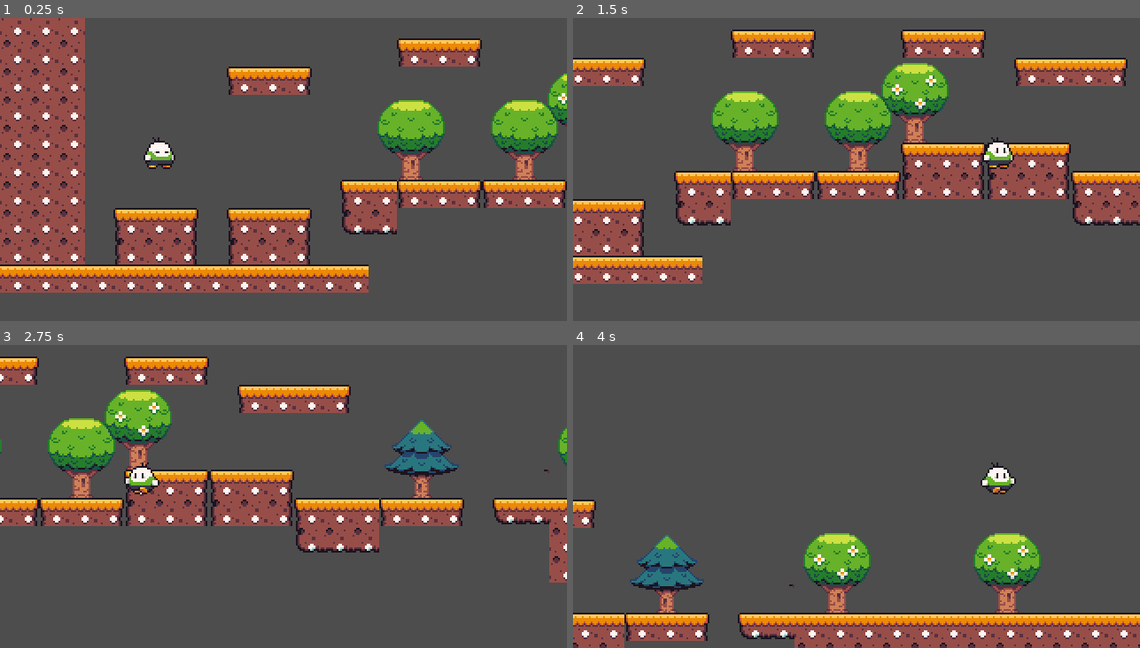
Above: before the commit, frames 1-4 (two rows, left to right).
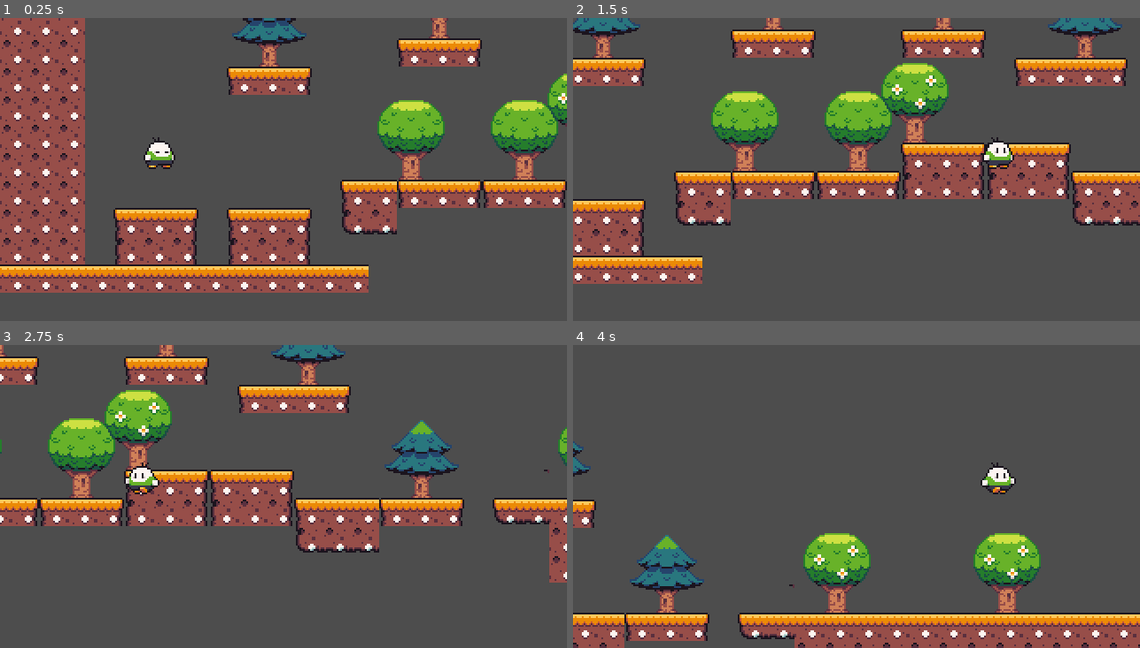
Above: after the commit, the same moments.

Repository: Programacao-de-Jogos-Digitais/godot-jogo-de-plataforma-2D
Game: Godot game, scene res://Cenas/level.tscn
Two runs of this game, one before a commit and one after it. Both use one fixed random seed, a clock stepped at 60 frames per second and the inputs below.
Inputs:
- Up to frame 1 (0.25 s): no input
- Up to frame 2 (1.5 s): tap Enter (ui_accept) at 0.5, 0.77 s; hold Right (ui_right) from 0.53 s (still down)
- Up to frame 3 (2.75 s): tap Enter (ui_accept) at 1.52 s; release Right (ui_right) at 2.03 s; hold Left (ui_left) from 2.03 s (still down)
- Up to frame 4 (4 s): release Left (ui_left) at 2.78 s; hold Right (ui_right) from 2.78 s (still down); tap Enter (ui_accept) at 3.02, 3.77 s

The runs differ from the first frame. In frame 1, 1.3% of the frame differs, in the area x 40-80%, y 0-17%; in frame 2, 1.8%, in the area x 0-97%, y 0-14%; in frame 3, 1.0%; in frame 4, 0.2%.

Commit message:
Criei mais árvores

Diff:
--- a/Cenas/level.tscn
+++ b/Cenas/level.tscn
@@ -278,7 +278,7 @@
 tile_set = SubResource("TileSet_txhe7")
 format = 2
 layer_0/name = "Ground"
-layer_0/tile_data = PackedInt32Array(1048594, 196608, 1, 104 …(5651 unchanged characters)… , 1048605, 589825, 3, 1048607, 720897, 3)
+layer_0/tile_data = PackedInt32Array(1048594, 196608, 1, 104 …(5651 unchanged characters)… , 1048605, 589825, 3, 1048607, 720897, 3, 655370, 327681, 1, 720900, 327681, 1, 655376, 327681, 1, 720917, 327681, 1)
 layer_1/name = "Trees"
 layer_1/enabled = true
 layer_1/modulate = Color(1, 1, 1, 1)
